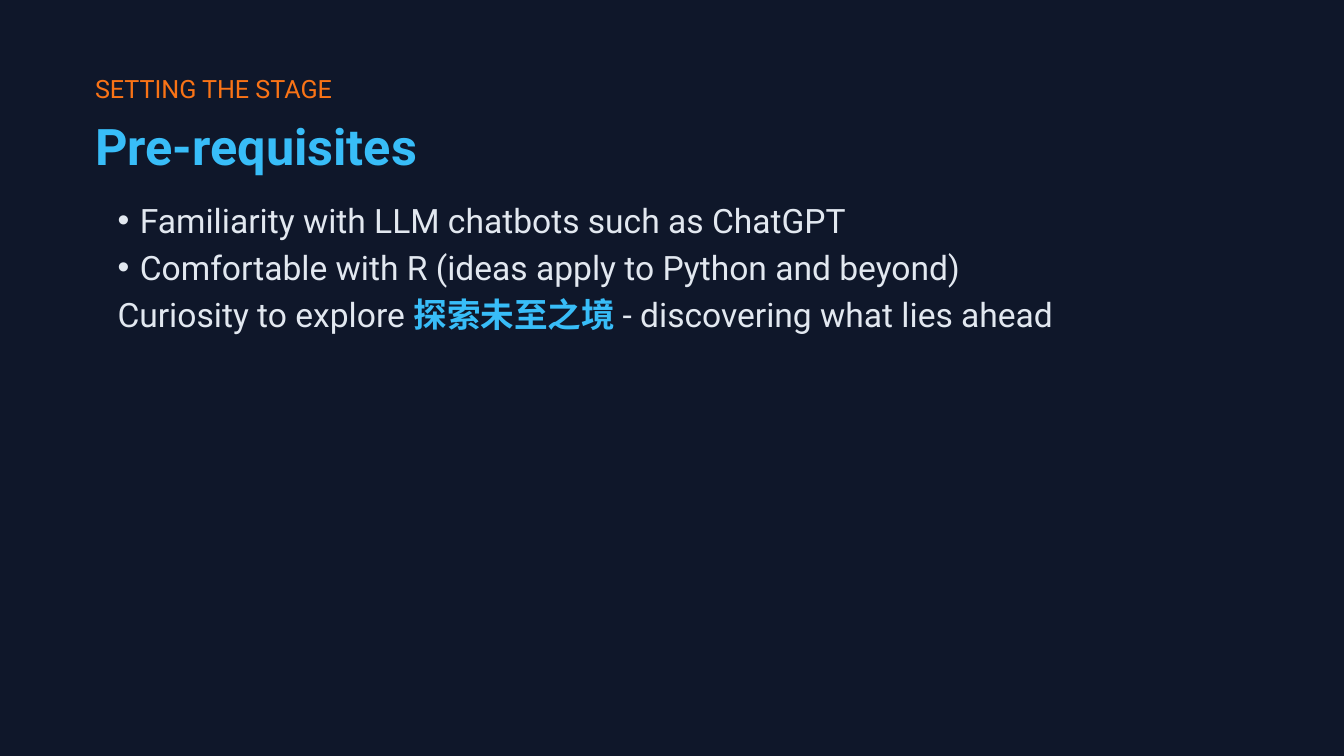
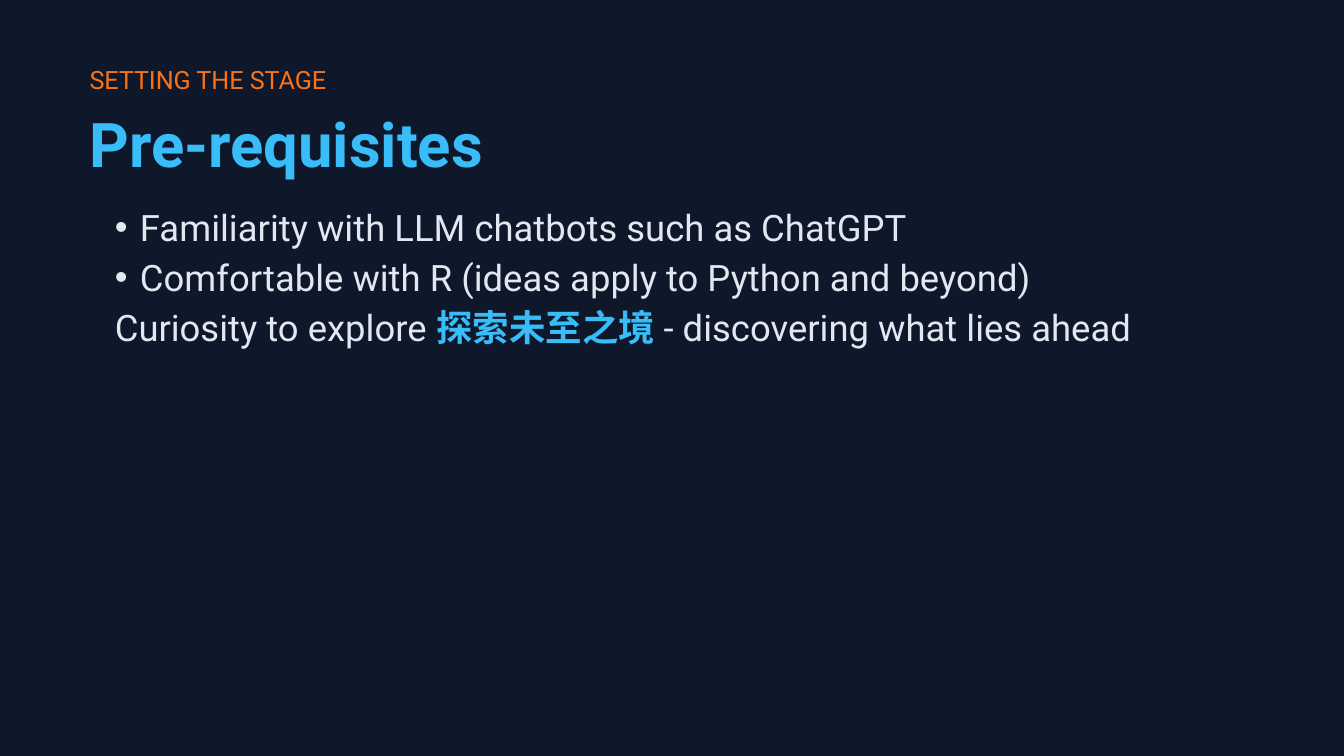
Before and after one commit to shanelindsay/agentic-r, a slide deck: slide 3 of slides-new/Agentic-AI-Agent-Talk.pptx. Drawn at 1344x756 pixels with LibreOffice and Linux fonts; fonts in the diff are those of the drawing. Boxes give left, top, right and bottom in pixels: in the first picture for what was removed or moved away, otherwise in the second. Text is boxed around its words. In the diff, an @@ line names an element or a change of style, - is before the commit and + after.

```diff
--- a/slides-new/Agentic-AI-Agent-Talk.pptx
+++ b/slides-new/Agentic-AI-Agent-Talk.pptx
@@ text "SETTING THE STAGE": place and size @@
-text "SETTING THE STAGE" at box(95, 80, 331, 99)
+text "SETTING THE STAGE" at box(90, 71, 326, 90)
@@ text "SETTING THE STAGE" at box(90, 71, 326, 90): line spacing 19.6pt to 19.2pt @@
@@ text "Pre-requisites" at box(90, 121, 483, 180): size 27 to 33 pt @@
@@ text "Familiarity with LLM chatbots such ..." at box(115, 213, 1130, 349): size 18 to 19.5 pt; indent changed; line spacing 25.2pt to 26.9pt @@
```
Also in this commit, not shown: 20 other slides changed, 2 other files.
